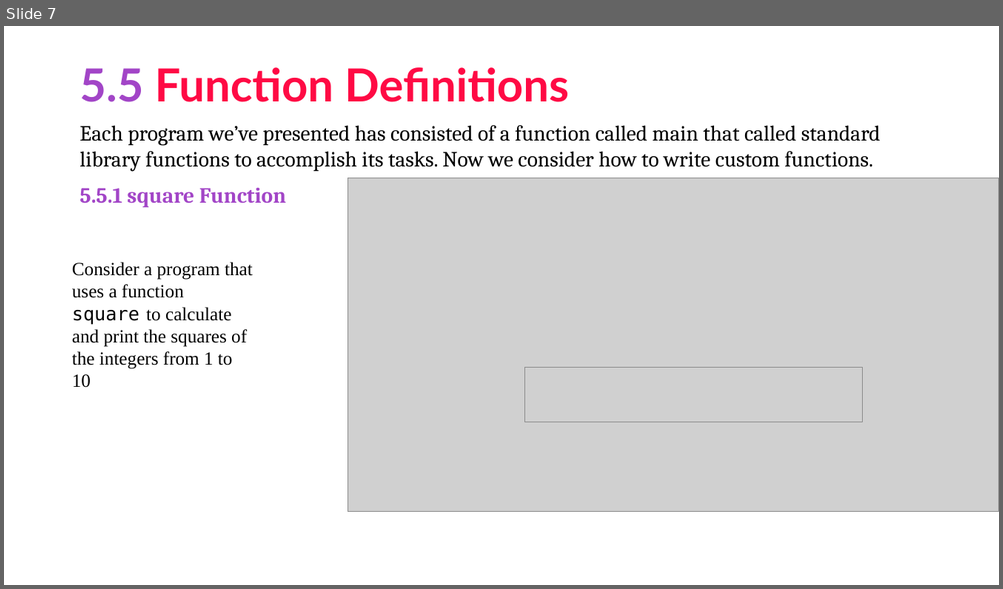
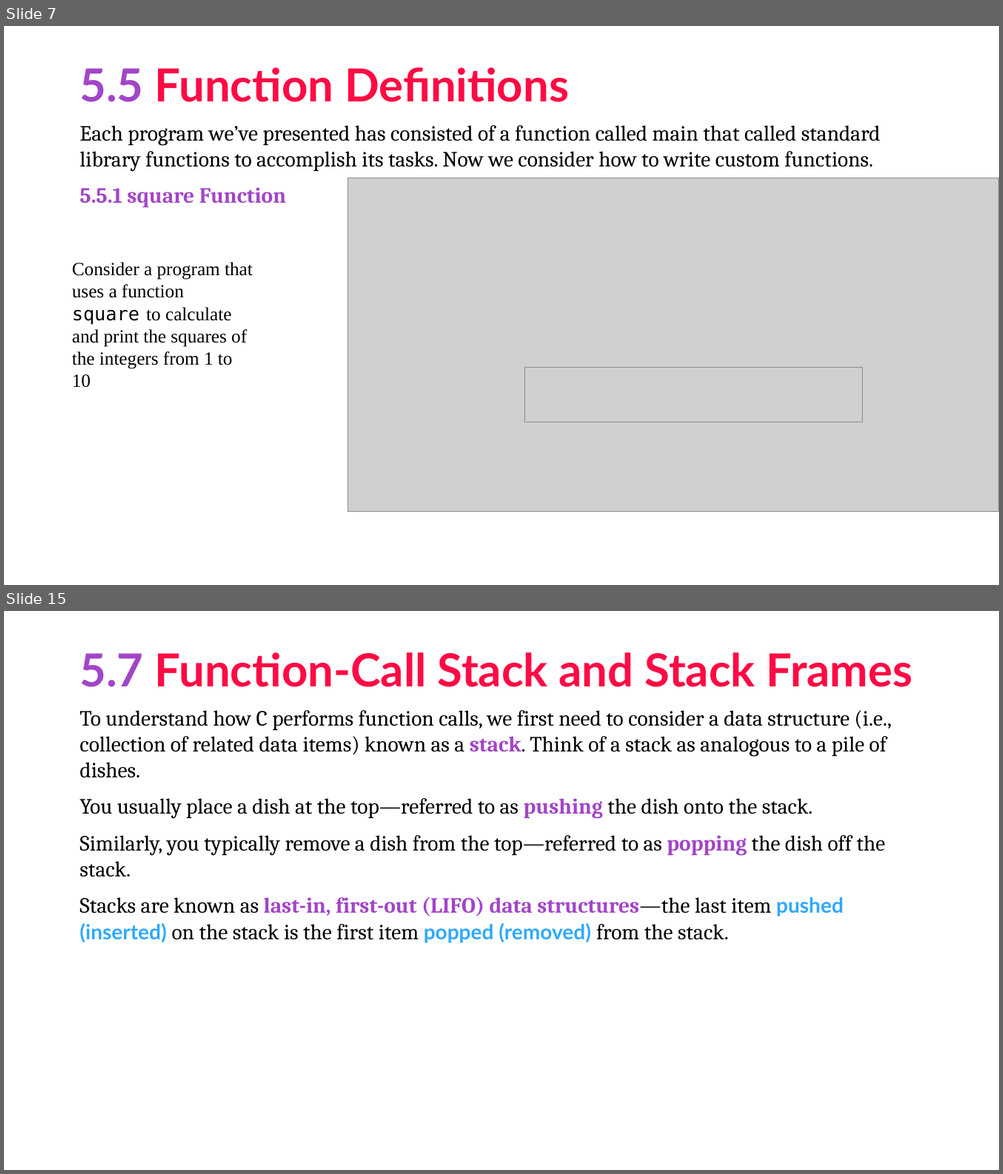
Before and after one commit to asimriaz/FOP, a slide deck: Chapter 5.pptx. Shown one above the other, each under a label of ours: slide 7 before the commit, slides 7 and 15 after it; the slides between them are not shown. The pictures are 1003x589 and 1003x1174 pixels, drawn with LibreOffice and Linux fonts; fonts in the diff are those of the drawing; grey boxes stand for pictures. Boxes give left, top, right and bottom in pixels: in the first picture for what was removed or moved away, otherwise in the second. Text is boxed around its words. In the diff, an @@ line names an element or a change of style, - is before the commit and + after.

```diff
--- a/Chapter 5.pptx
+++ b/Chapter 5.pptx
@@ slide 15 added at <box>4,611,999,1170</box>, background #FFFFFF @@
@@ title added at <box>79,652,913,687</box>, 44 pt, text #FF0A44, bold @@
+5.7 Function-Call Stack and Stack Frames
@@ text added at <box>79,710,891,943</box>, 21 pt, text #000000 @@
+To understand how C performs function calls, we first need to consider a data structure (i.e., collection of related data items) known as a stack. Think of a stack as analogous to a pile of dishes.
+You usually place a dish at the top—referred to as pushing the dish onto the stack.
+Similarly, you typically remove a dish from the top—referred to as popping the dish off the stack.
+Stacks are known as last-in, first-out (LIFO) data structures—the last item pushed (inserted) on the stack is the first item popped (removed) from the stack.
```
Also in this commit, not shown: 19 other slides added.
